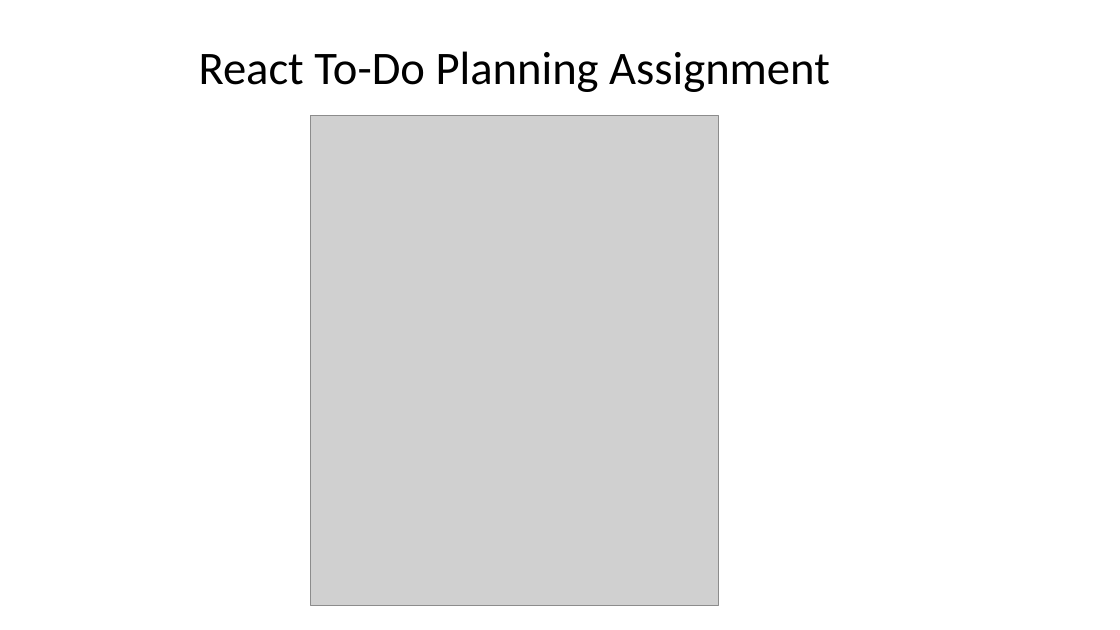
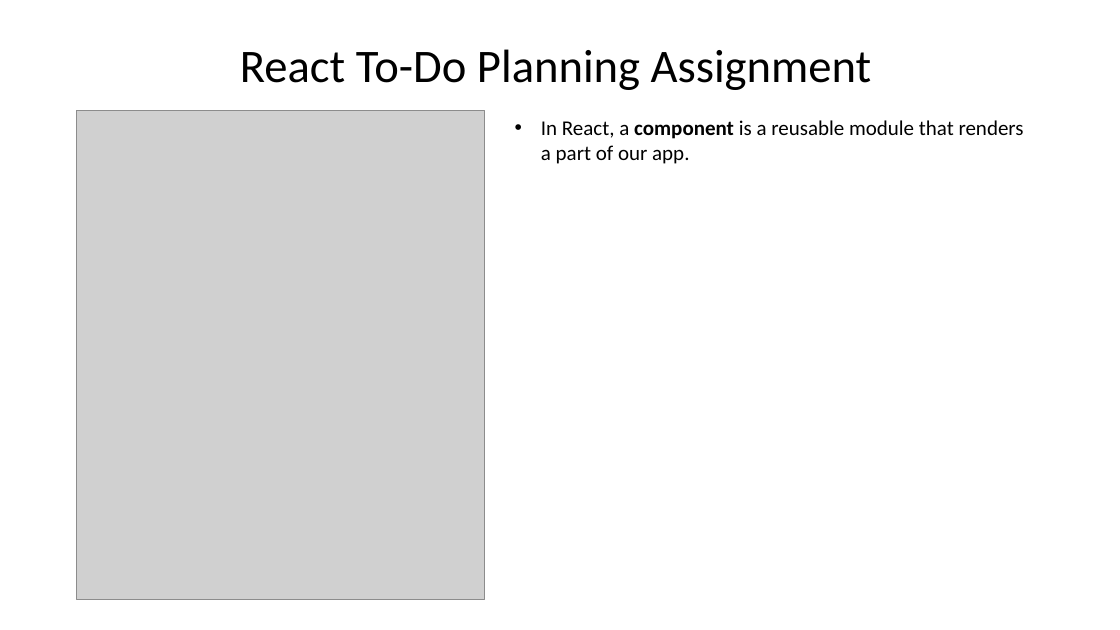
Before and after one commit to jia-von/react-app-planning-assignment, a slide deck: slide 1 of To-Do-App-Illustrations/React To-Do Planning Assignment.pptx. Drawn at 1120x630 pixels with LibreOffice and Linux fonts; fonts in the diff are those of the drawing; grey boxes stand for pictures. Boxes give left, top, right and bottom in pixels: in the first picture for what was removed or moved away, otherwise in the second. Text is boxed around its words. In the diff, an @@ line names an element or a change of style, - is before the commit and + after.

Commit message:
mozilla react app added

```diff
--- a/To-Do-App-Illustrations/React To-Do Planning Assignment.pptx
+++ b/To-Do-App-Illustrations/React To-Do Planning Assignment.pptx
@@ title "React To-Do Planning Assignment": place and size @@
-title "React To-Do Planning Assignment" at [199,51,830,92]
+title "React To-Do Planning Assignment" at [240,49,872,90]
@@ picture: place and size @@
-picture at [311,116,719,606]
+picture at [76,110,485,600]
@@ text added at [541,120,1024,164], 18 pt, text #000000 @@
+• In React, a component is a reusable module that renders a part of our app.
```
Also in this commit, not shown: 1 other slide changed, 18 other files.
